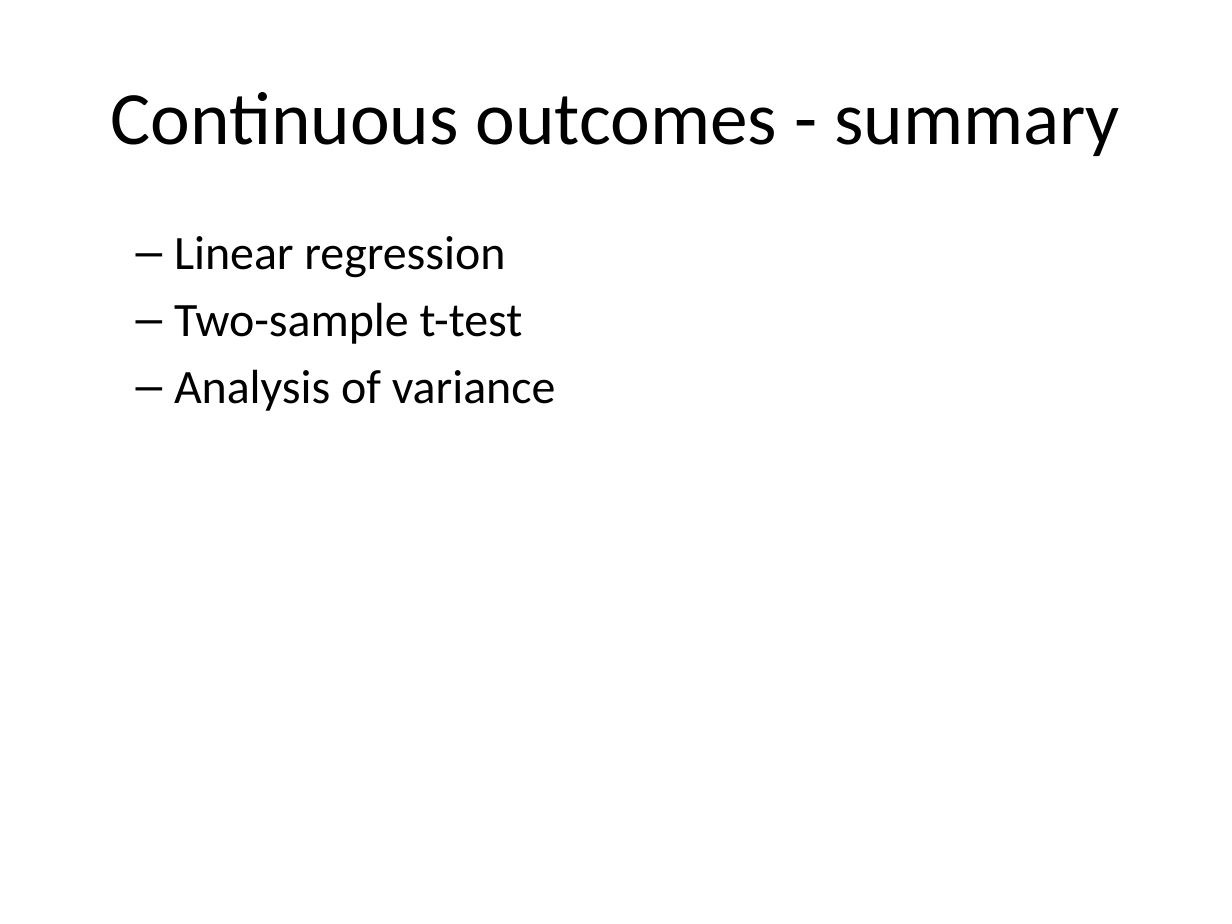
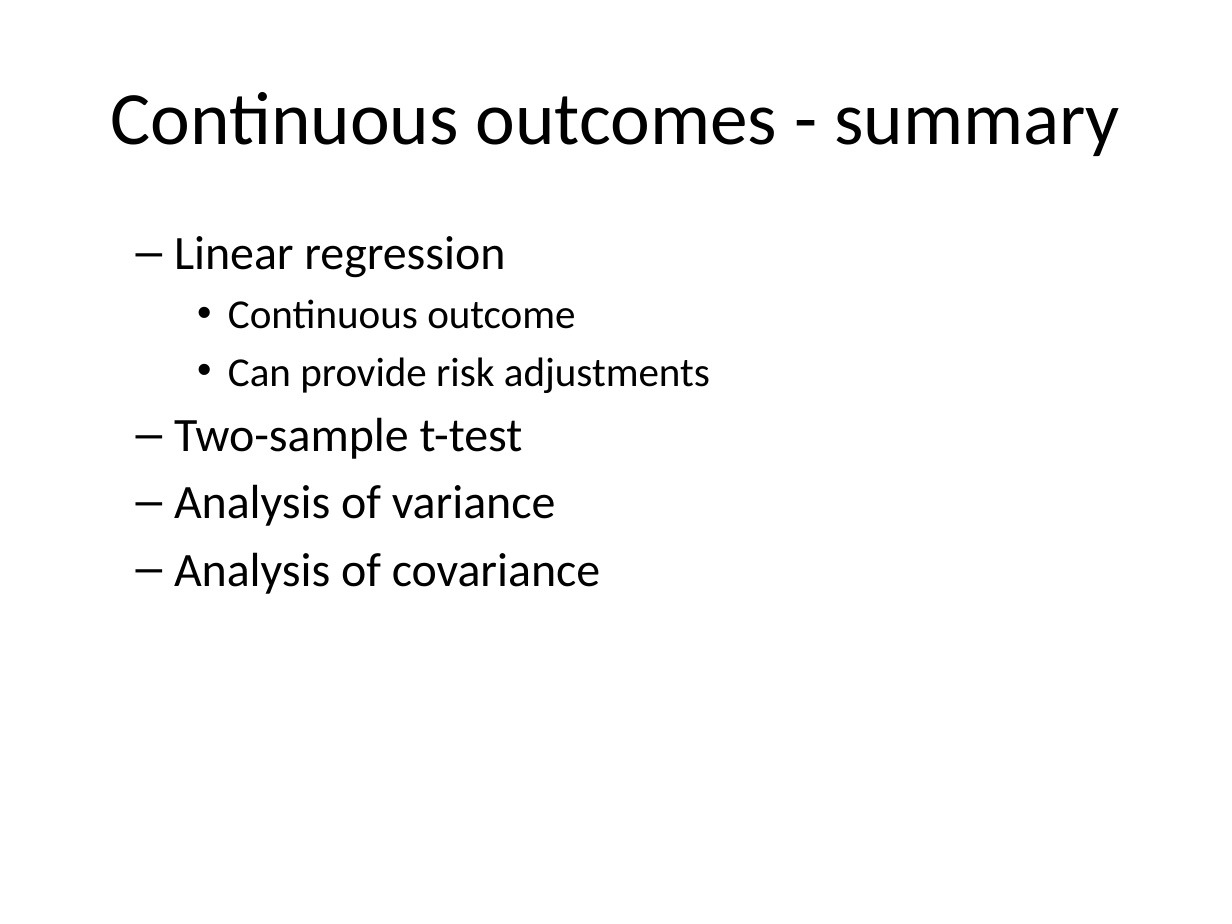
Before and after one commit to classes-medb/5510, a slide deck: slide 52 of src/video-13-statistical-models.pptx (slide 43 before the commit). Drawn at 1232x924 pixels with LibreOffice and Linux fonts; fonts in the diff are those of the drawing. Boxes give left, top, right and bottom in pixels: in the first picture for what was removed or moved away, otherwise in the second. Text is boxed around its words. In the diff, an @@ line names an element or a change of style, - is before the commit and + after.

```diff
--- a/src/video-13-statistical-models.pptx
+++ b/src/video-13-statistical-models.pptx
@@ text at [228,299,710,393]: paragraphs added @@
+    • Continuous outcome
+    • Can provide risk adjustments
@@ text at [174,552,600,594]: paragraph added @@
+  – Analysis of covariance
```
Also in this commit, not shown: 23 other slides changed, 22 slides added, 11 slides removed, 4 other files.
